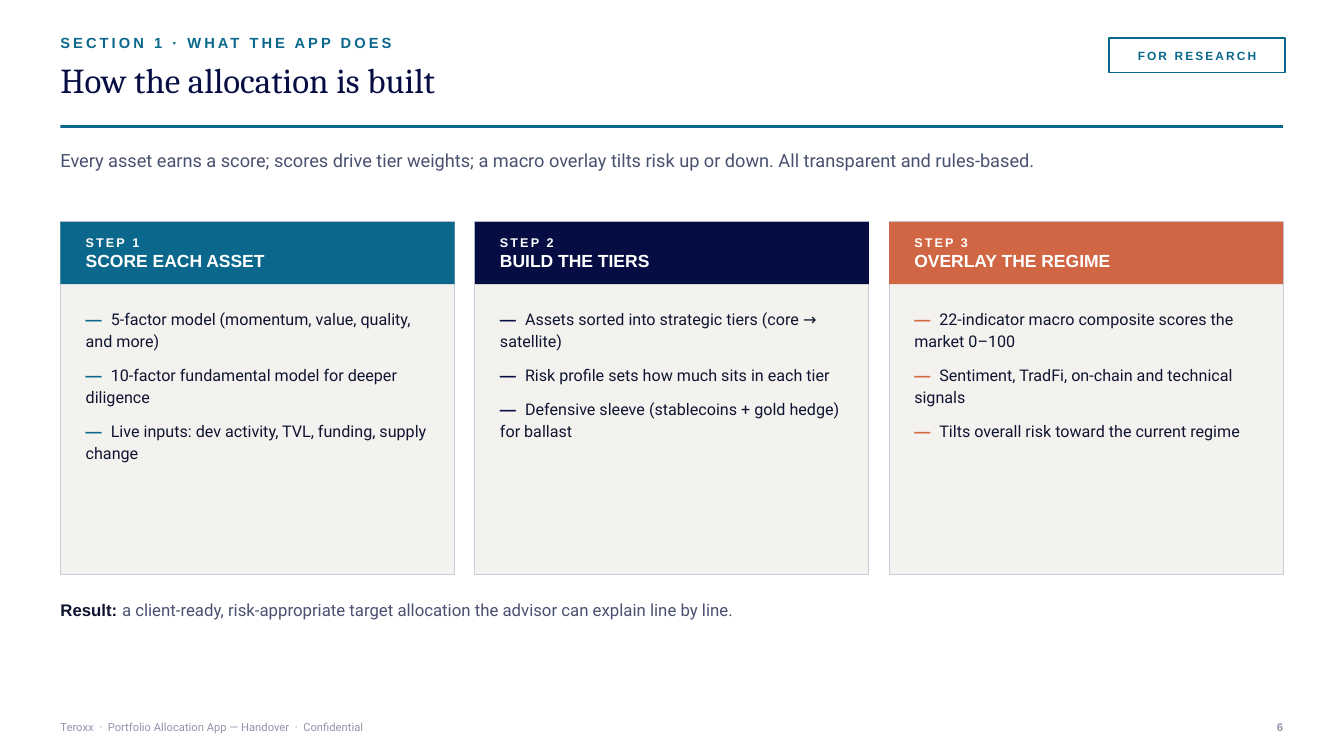
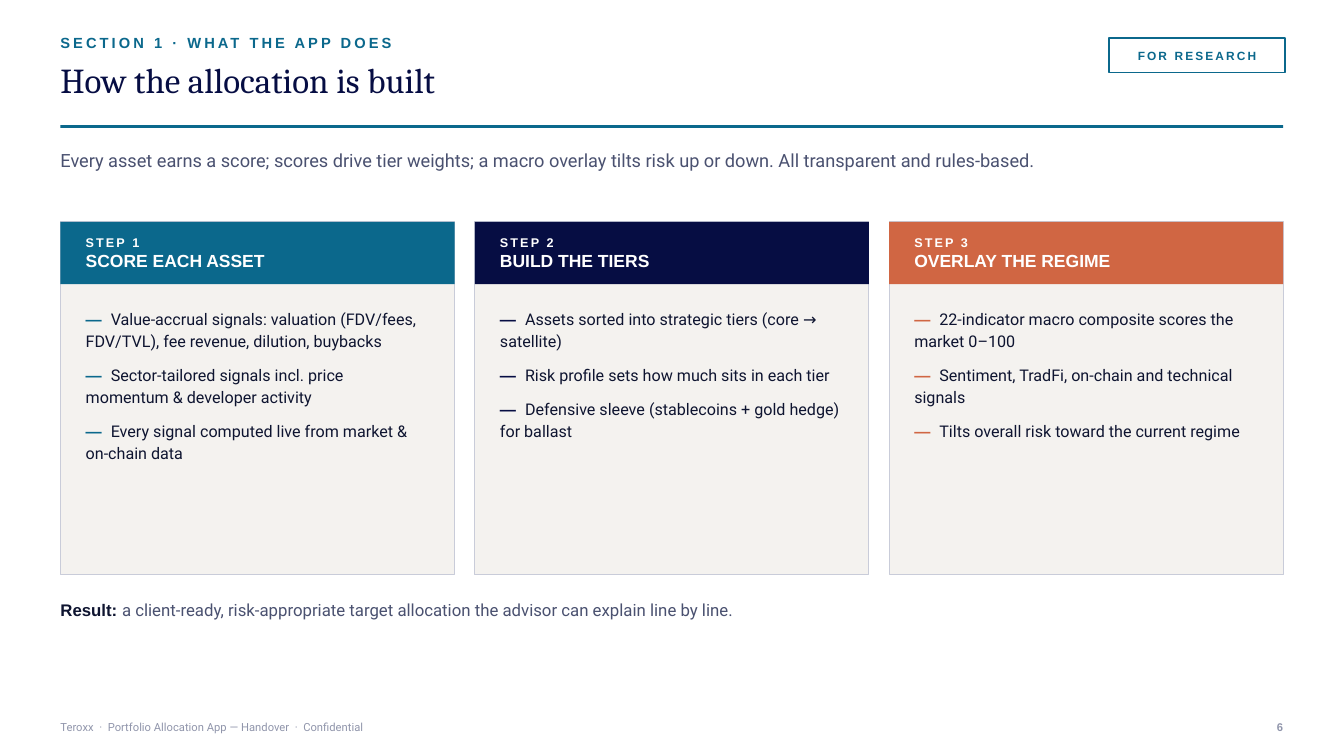
Before and after one commit to abiesaga90/teroxx-portfolio-app, a slide deck: slide 8 of handover/Teroxx_Portfolio_App_Handover.pptx. Drawn at 1344x756 pixels with LibreOffice and Linux fonts; fonts in the diff are those of the drawing. Boxes give left, top, right and bottom in pixels: in the first picture for what was removed or moved away, otherwise in the second. Text is boxed around its words. In the diff, an @@ line names an element or a change of style, - is before the commit and + after.

```diff
--- a/handover/Teroxx_Portfolio_App_Handover.pptx
+++ b/handover/Teroxx_Portfolio_App_Handover.pptx
@@ text at (x1=86, y1=312, x2=416, y2=459): text changed @@
-— 5-factor model (momentum, value, quality, and more)
-— 10-factor fundamental model for deeper diligence
-— Live inputs: dev activity, TVL, funding, supply change
+— Value-accrual signals: valuation (FDV/fees, FDV/TVL), fee revenue, dilution, buybacks
+— Sector-tailored signals incl. price momentum & developer activity
+— Every signal computed live from market & on-chain data
```
Also in this commit, not shown: 1 other slide changed, 2 other files.
